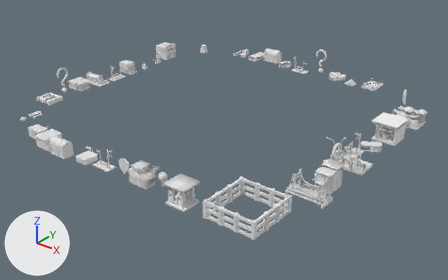
One commit to the FBX model Assets/FBX/allbuildings1.fbx: the scene before it, then after it.
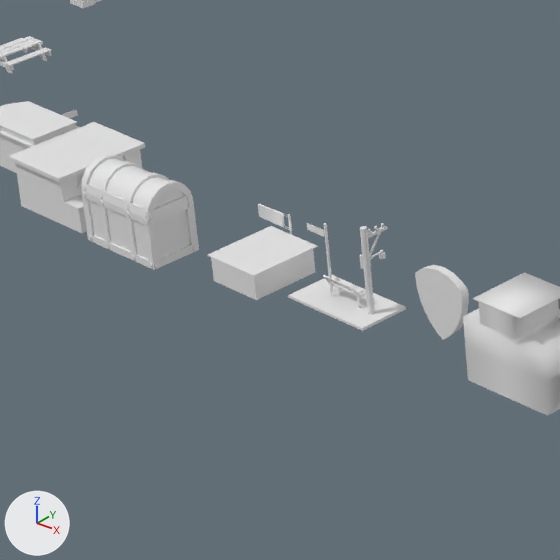
The first picture shows the older version from a 50 mm lens placed at (76.3, -93.8, 51.8), pointed at (3.3, -2.6, -4.7). The close-ups show both versions on the part from 7% to 33% of the width and 37% to 78% of the height of that picture; other places that the commit changed are outside them. Every picture has the same lights, and +X, +Y and +Z are marked at lower left. Where no turn or scale is listed for an object, it has been applied to the vertices.

In view in the first close-up: 'Building_Bomberos', 'Chest 1.001', 'Farmacia Higia Low Poly 1024 UV', 'Morazan.001', 'Parking.001', 'Santa Lucia Toon S.001', 'building_la_estrella', 'building_malacateco'.
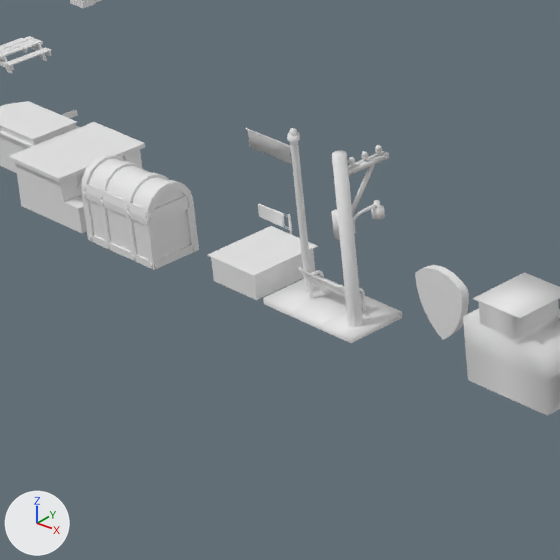
Changed parts and their boxes (x1, y1, x2, y2) in the close-ups (560 x 560 px):
'street_morazan', added
    after: (245, 128, 402, 343)
'Morazan.001', deleted
    before: (288, 223, 406, 331)

Diff of the bpy script that builds the scene:
```diff
--- a/Assets/FBX/allbuildings1.fbx.py
+++ b/Assets/FBX/allbuildings1.fbx.py
@@ me_cube_098 @@
+me_cube_098.from_pydata(...)  # 840 vertices, 664 faces; spans x -4.13..2.37, y -1.91..0.9, z -0.02..6.95
@@ ob_morazan_001 @@
-ob_morazan_001 = bpy.data.objects.new('Morazan.001', me_cube_035)
-ob_morazan_001.location = (-0.03, -31.93, 0.24)
@@ ob_street_morazan @@
+ob_street_morazan = bpy.data.objects.new('street_morazan', me_cube_098)
+ob_street_morazan.location = (-0.03, -31.93, 0.24)
```
